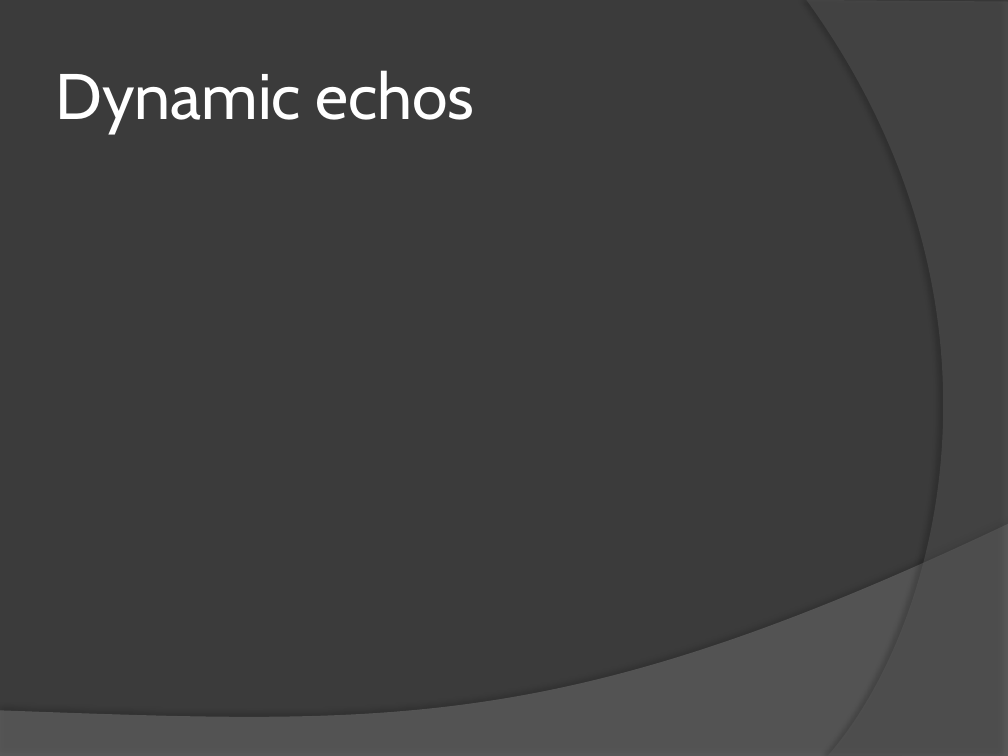
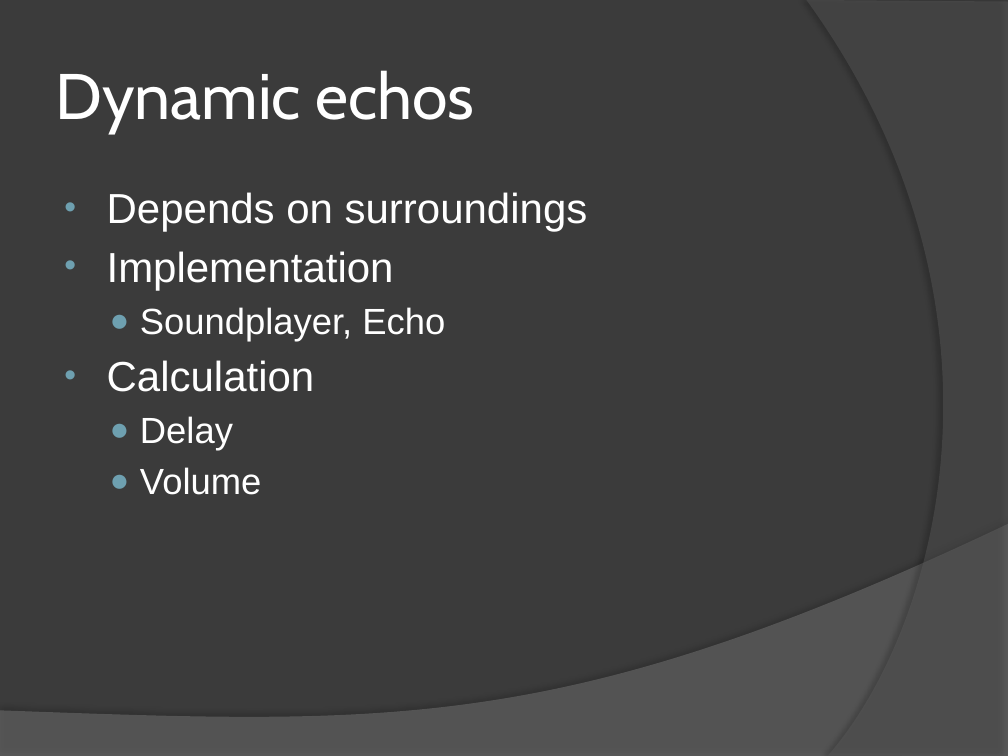
Before and after one commit to mgq812/simengines-g2-code, a slide deck: slide 5 of Presentation.pptx. Drawn at 1008x756 pixels with LibreOffice and Linux fonts; fonts in the diff are those of the drawing. Boxes give left, top, right and bottom in pixels: in the first picture for what was removed or moved away, otherwise in the second. Text is boxed around its words. In the diff, an @@ line names an element or a change of style, - is before the commit and + after.

```diff
--- a/Presentation.pptx
+++ b/Presentation.pptx
@@ text added at box(107, 192, 588, 495), 30 pt, text #FFFFFF @@
+• Depends on surroundings
+• Implementation
+  ● Soundplayer, Echo
+• Calculation
+  ● Delay
+  ● Volume
```
Also in this commit, not shown: 1 other slide changed.
